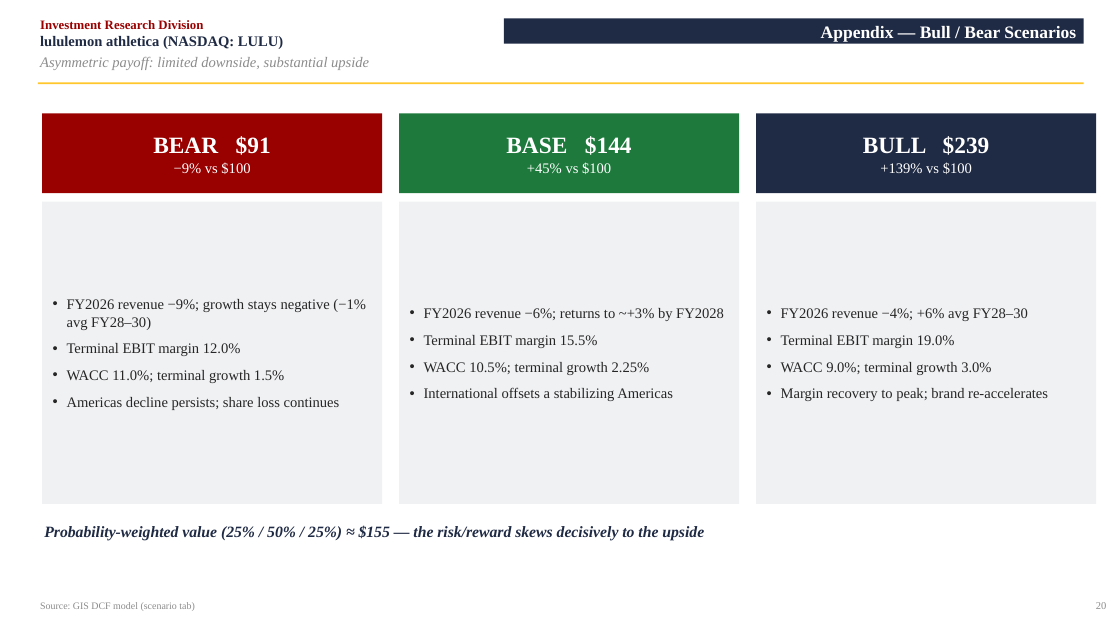
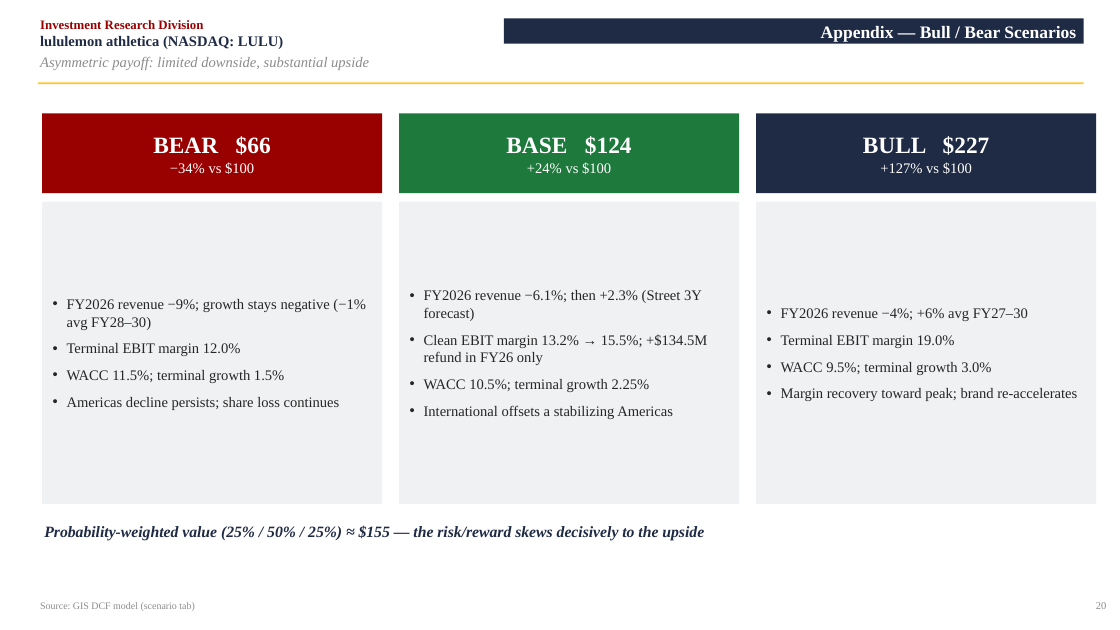
Before and after one commit to vengeanceaiUSC/RM, a slide deck: slide 21 of LULU/LULU_Investment_Pitch_Deck.pptx. Drawn at 1120x630 pixels with LibreOffice and Linux fonts; fonts in the diff are those of the drawing. Boxes give left, top, right and bottom in pixels: in the first picture for what was removed or moved away, otherwise in the second. Text is boxed around its words. In the diff, an @@ line names an element or a change of style, - is before the commit and + after.

```diff
--- a/LULU/LULU_Investment_Pitch_Deck.pptx
+++ b/LULU/LULU_Investment_Pitch_Deck.pptx
@@ text in rectangle at box(153, 136, 271, 174): text changed @@
-BEAR $91
-−9% vs $100
+BEAR $66
+−34% vs $100
@@ text in rectangle at box(506, 136, 632, 174): text changed @@
-BASE $144
-+45% vs $100
+BASE $124
++24% vs $100
@@ text in rectangle at box(863, 136, 990, 174): text changed @@
-BULL $239
-+139% vs $100
+BULL $227
++127% vs $100
@@ text in rectangle at box(424, 290, 707, 365): text changed @@
-• FY2026 revenue −6%; returns to ~+3% by FY2028
-• Terminal EBIT margin 15.5%
+• FY2026 revenue −6.1%; then +2.3% (Street 3Y forecast)
+• Clean EBIT margin 13.2% → 15.5%; +$134.5M refund in FY26 only
@@ text in rectangle at box(781, 308, 1028, 321): text changed @@
-• FY2026 revenue −4%; +6% avg FY28–30
+• FY2026 revenue −4%; +6% avg FY27–30
@@ text in rectangle at box(67, 370, 284, 383): text changed @@
-• WACC 11.0%; terminal growth 1.5%
+• WACC 11.5%; terminal growth 1.5%
@@ text in rectangle at box(781, 362, 1077, 401): text changed @@
-• WACC 9.0%; terminal growth 3.0%
-• Margin recovery to peak; brand re-accelerates
+• WACC 9.5%; terminal growth 3.0%
+• Margin recovery toward peak; brand re-accelerates
```
Also in this commit, not shown: 8 other slides changed, 5 other files.
